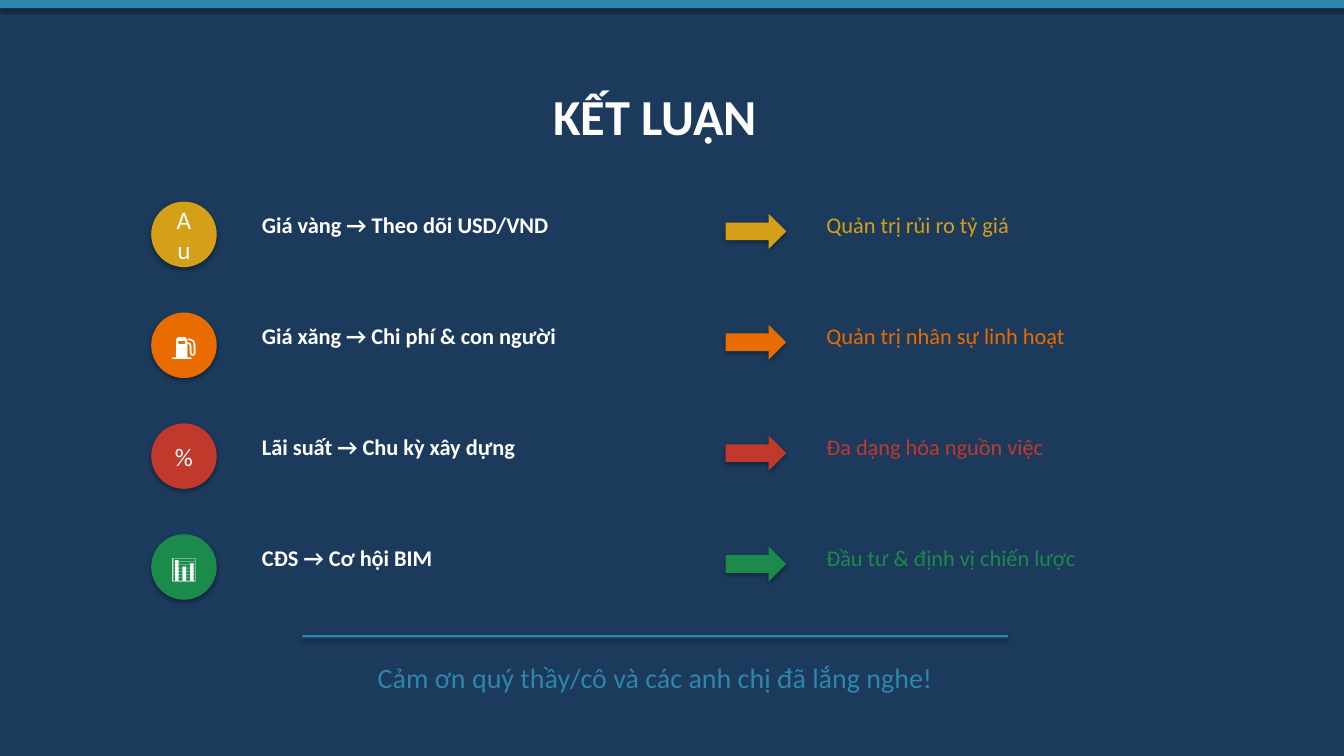
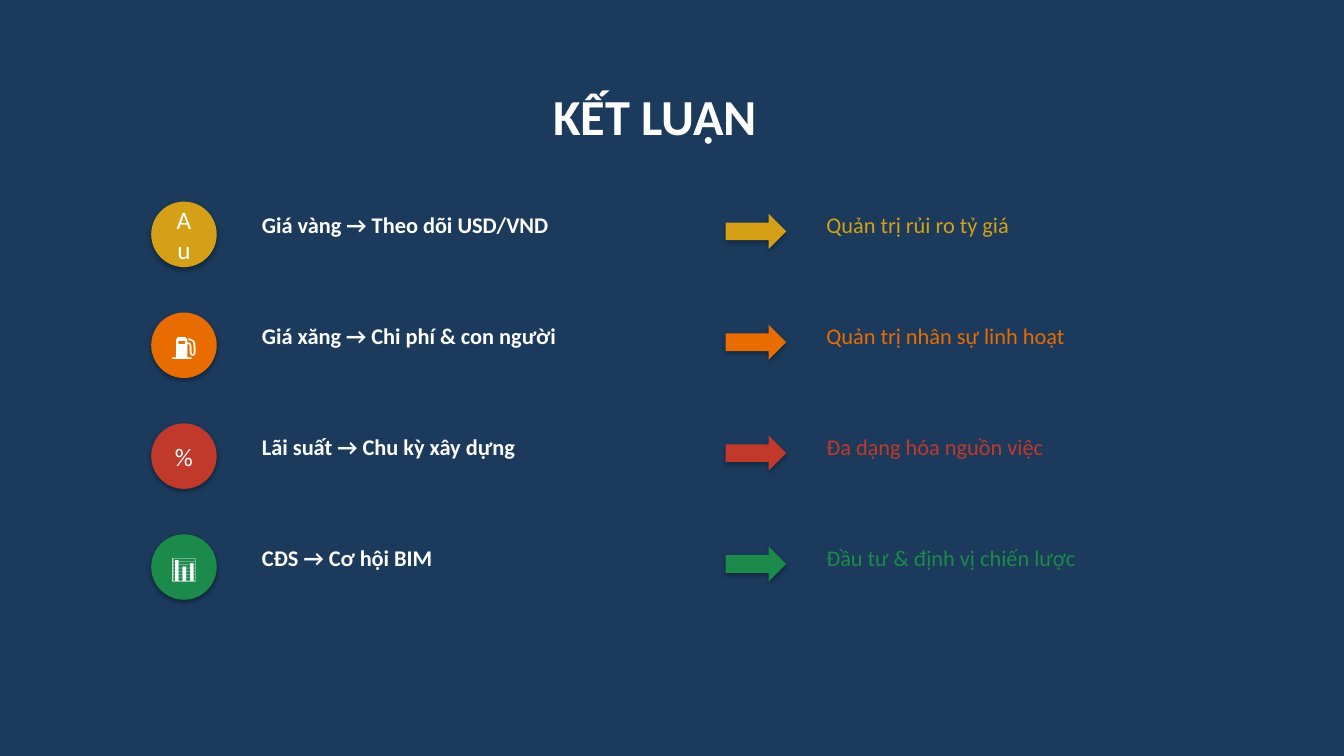
Before and after one commit to nhandanhhuynh/MBA-Knowledge-Vault, a slide deck: slide 10 of 01_Courses/01_Active/00_BSKT/01_Quan Tri Hoc/07_AI-Workspace/Outputs/thuyet-trinh-bien-dong-gia.pptx. Drawn at 1344x756 pixels with LibreOffice and Linux fonts; fonts in the diff are those of the drawing. Boxes give left, top, right and bottom in pixels: in the first picture for what was removed or moved away, otherwise in the second. Text is boxed around its words. In the diff, an @@ line names an element or a change of style, - is before the commit and + after.

```diff
--- a/01_Courses/01_Active/00_BSKT/01_Quan Tri Hoc/07_AI-Workspace/Outputs/thuyet-trinh-bien-dong-gia.pptx
+++ b/01_Courses/01_Active/00_BSKT/01_Quan Tri Hoc/07_AI-Workspace/Outputs/thuyet-trinh-bien-dong-gia.pptx
@@ rectangle removed at [0, 0, 1344, 8] @@
@@ rectangle removed at [302, 635, 1008, 638] @@
@@ text removed at [378, 666, 932, 693] @@
-Cảm ơn quý thầy/cô và các anh chị đã lắng nghe!
```
Also in this commit, not shown: 8 other slides changed, 1 other file.
